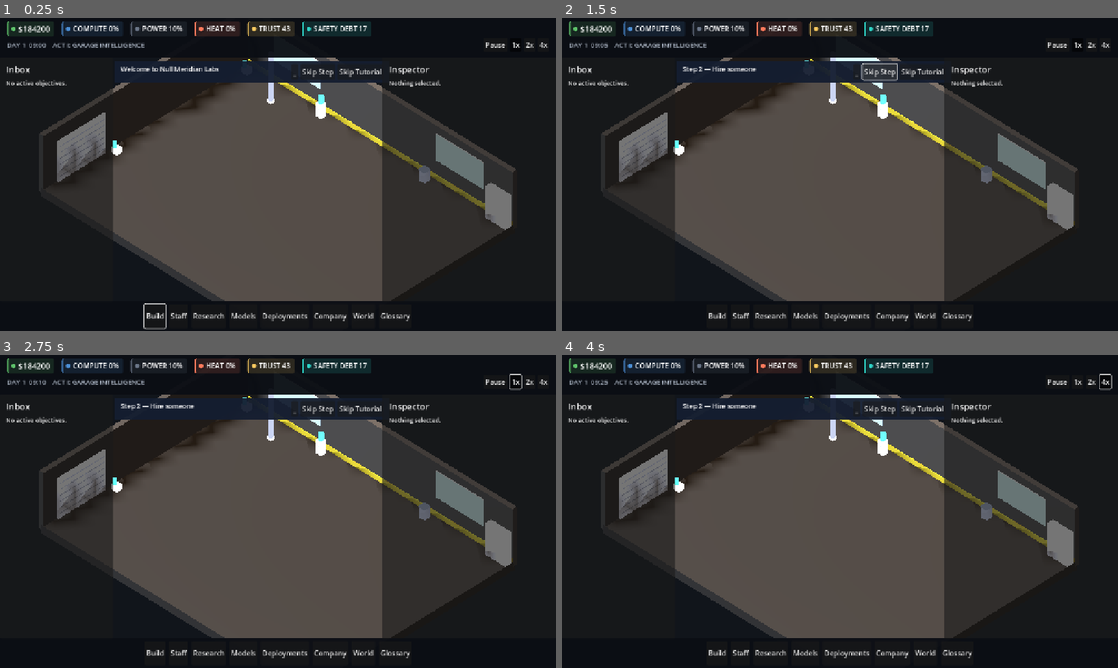
Above: before the commit, frames 1-4 (two rows, left to right).
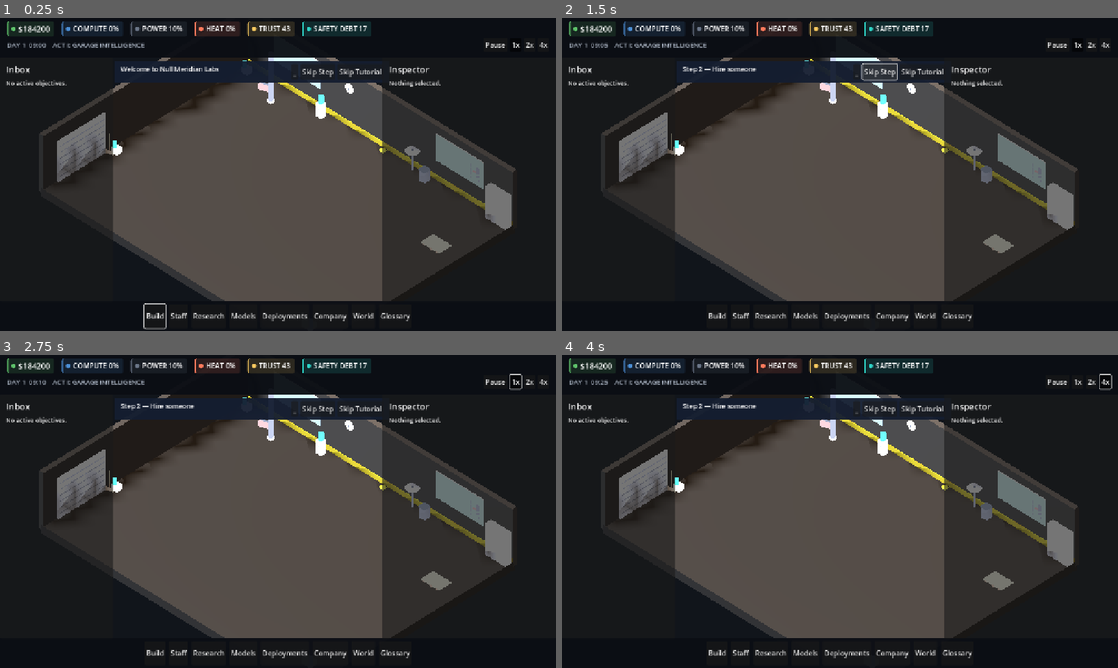
Above: after the commit, the same moments.

Repository: Fartoman94/alignment-pending
Game: Godot game, scene res://scenes/campaign.tscn
The game is run twice, just before and just after one commit, with the same random seed, the same clock (stepped at 60 frames per second) and the same inputs. This scene is started directly instead of the project's main scene.
Inputs:
- Up to frame 1 (0.25 s): no input
- Up to frame 2 (1.5 s): click "Skip Step" at 0.5 s; click "Skip Step" at 1.25 s
- Up to frame 3 (2.75 s): click "1x" at 2 s
- Up to frame 4 (4 s): click "2x" at 2.75 s; click "4x" at 3.5 s

The runs differ from the first frame. In frame 1, 0.4% of the frame differs, in the area x 19-82%, y 20-76%; in frame 2, 0.4%; in frame 3, 0.4%; in frame 4, 0.4%.

Commit message:
feat(art): garage art pass — production-kit clutter props [P-KIT-04]
Adds 8 new garage-detail models (breaker panel, wall clock, toolbox,
pallet, file boxes, standing fan, extension cord, broom) as fixed set
dressing in the garage/garage_plus tier, from the newly supplied
ALIGNMENT_PENDING_COMPLETE_PRODUCTION_KIT asset pack — same fixed-
margin-band pattern the door/steel-beam/shelf pass already established.

Caught a real orientation bug via rendering: wall_clock is authored
lying face-up (unlike every other wall-mounted piece checked so far),
so the pack's usual -90 X floor-prop correction made it lie flat like a
plate instead of hanging on the wall. _office_model() gained a
flat_wall_mount flag that skips the correction for pieces authored this
way; verified by re-rendering close-up shots of every new prop.

tools/bootstrap.sh: clean reimport, all smoke tests pass, including the
release-candidate content/provenance validation gate.

Co-Authored-By: Claude Sonnet 5 <noreply@anthropic.com>

Diff:
--- a/game/src/world/campaign.gd
+++ b/game/src/world/campaign.gd
@@ -207,6 +207,23 @@
         # not a system).
         _office_model("res://assets/models/mega/architecture/garage/steel_beam.glb", "SteelBeam", Vector3(-6.0, 0.0, -5.5), 0.0)
         _office_model("res://assets/models/mega/architecture/garage/storage_shelf.glb", "GarageStorageShelf", Vector3(8.3, 0.0, -6.6), 180.0)
+        # Production-kit garage art pass: small "someone actually works
+        # here" clutter in the same fixed-margin band the door/beam/shelf
+        # above already use — a breaker panel and wall clock mounted on
+        # the back wall, a toolbox next to the steel beam, a pallet and
+        # stacked file boxes near the storage shelf, a standing fan and
+        # trailing extension cord along the back wall, and a broom leaned
+        # in the corner by the garage door. Garage/garage_plus only, same
+        # as the rest of this block — cleared automatically on the next
+        # _rebuild_office_visuals() call when the company moves out.
+        _office_model("res://assets/models/mega/architecture/garage/breaker_panel.glb", "BreakerPanel", Vector3(6.5, 1.4, -6.85), 0.0)
+        _office_model("res://assets/models/mega/architecture/garage/wall_clock.glb", "WallClock", Vector3(-2.0, 2.3, -6.85), 0.0, true)
+        _office_model("res://assets/models/mega/architecture/garage/toolbox.glb", "GarageToolbox", Vector3(-6.9, 0.0, -6.0), 20.0)
+        _office_model("res://assets/models/mega/architecture/garage/pallet.glb", "GaragePallet", Vector3(7.5, 0.0, -3.2), 0.0)
+        _office_model("res://assets/models/mega/architecture/garage/file_box.glb", "GarageFileBox", Vector3(7.7, 0.0, 5.6), 0.0)
+        _office_model("res://assets/models/mega/architecture/garage/fan.glb", "GarageFan", Vector3(2.5, 0.0, -6.6), 0.0)
+        _office_model("res://assets/models/mega/architecture/garage/extension_cord.glb", "GarageExtensionCord", Vector3(0.5, 0.02, -6.6), 0.0)
+        _office_model("res://assets/models/mega/architecture/garage/broom.glb", "GarageBroom", Vector3(-8.6, 0.0, 2.8), 15.0)
 
 func _on_real_estate_moved(_building_id: String, _bought: bool) -> void:
     _rebuild_office_visuals()
@@ -227,7 +244,15 @@
 ## garage door instead of just turning it to face into the room), so
 ## each rotation gets its own node, same nested-transform discipline
 ## StaffAgent's VisualRoot already uses for its own correction.
-func _office_model(path: String, name_: String, pos: Vector3, y_rot_deg: float = 0.0) -> void:
+## flat_wall_mount: most mega-asset-pack pieces are authored to stand on
+## the floor (local Z-up, corrected to Y-up by the standard -90° X below),
+## but a handful of flat wall-mounted pieces (confirmed by rendering:
+## wall_clock) are authored lying face-up instead, like a disc on a
+## table — the standard correction rotates their face to point at the
+## ceiling, not into the room. Those need no correction at all: their
+## local +Z (face normal) and +Y (in-face "up") already match world Z/Y
+## once placed with no rotation.
+func _office_model(path: String, name_: String, pos: Vector3, y_rot_deg: float = 0.0, flat_wall_mount: bool = false) -> void:
     var packed: PackedScene = load(path)
     if packed == null:
         push_error("Campaign: could not load office model '%s'" % path)
@@ -238,7 +263,8 @@
     facing.rotation_degrees = Vector3(0.0, y_rot_deg, 0.0)
     _office_visuals.add_child(facing)
     var inst: Node3D = packed.instantiate()
-    inst.rotation_degrees = Vector3(-90.0, 0.0, 0.0)
+    if not flat_wall_mount:
+        inst.rotation_degrees = Vector3(-90.0, 0.0, 0.0)
     facing.add_child(inst)
 
 ## Garage: grungy concrete, no brand polish. Small/medium office: today's
Binary file added: game/assets/models/mega/architecture/garage/air_duct.glb
Not shown, added: game/assets/models/mega/architecture/garage/air_duct.glb.import
Binary file added: game/assets/models/mega/architecture/garage/breaker_panel.glb
Not shown, added: game/assets/models/mega/architecture/garage/breaker_panel.glb.import
Binary file added: game/assets/models/mega/architecture/garage/broom.glb
Not shown, added: game/assets/models/mega/architecture/garage/broom.glb.import
Binary file added: game/assets/models/mega/architecture/garage/extension_cord.glb
Not shown, added: game/assets/models/mega/architecture/garage/extension_cord.glb.import
Binary file added: game/assets/models/mega/architecture/garage/fan.glb
Not shown, added: game/assets/models/mega/architecture/garage/fan.glb.import
Binary file added: game/assets/models/mega/architecture/garage/file_box.glb
Not shown, added: game/assets/models/mega/architecture/garage/file_box.glb.import
(and 9 more such lines)
